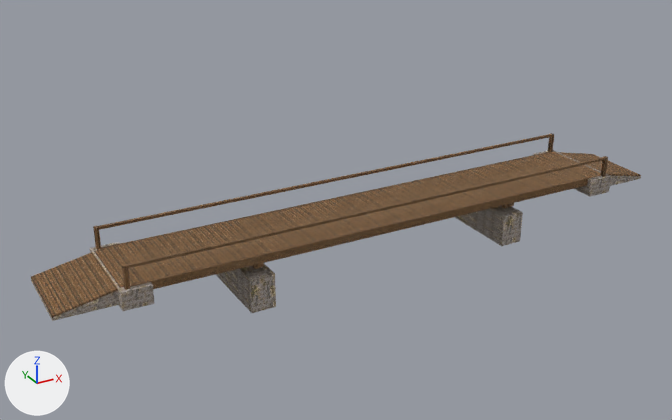
One commit to the glTF model godot/project/assets/forest_rescue/landmarks/lf_env_bridge27m_LOD2.glb: the scene before it, then after it.
Rendered twice from a 50 mm camera at (-22.6, -37.2, 20.0) aimed at (-1.8, 0.6, 1.1). The lights are fixed; the arrows at lower left show +X, +Y and +Z. The picture after the commit comes second. Where no turn or scale is listed for an object, it has been applied to the vertices. Vertices at exactly the same position are counted once.

The first picture shows 'lf_env_bridge27m_LOD2'.
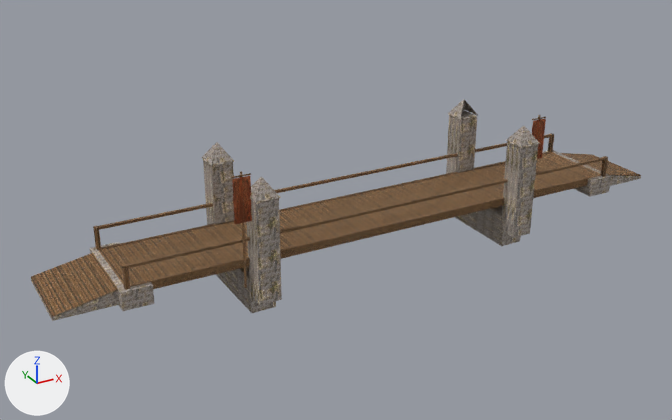
Location of each change, [x1, y1, x2, y2] in pixels of the pictures (672 x 420 px):
'lf_env_bridge27m_LOD2', reshaped (17% taller): before [31, 133, 641, 321]; after [31, 100, 641, 321]
part 1 of me_lf_env_bridge27m_lod2, added: after [247, 198, 282, 305]
part 2 of me_lf_env_bridge27m_lod2, added: after [203, 160, 234, 225]
part 3 of me_lf_env_bridge27m_lod2, added: after [502, 141, 538, 238]
part 4 of me_lf_env_bridge27m_lod2, added: after [446, 111, 477, 174]
part 5 of me_lf_env_bridge27m_lod2, reshaped: before [31, 249, 124, 318]; after [201, 142, 281, 288]
part 6 of me_lf_env_bridge27m_lod2, built on: before [553, 152, 641, 176]; after [448, 100, 546, 159]

Edits to the bpy script that builds the scene:
```text
Add img_lm_misc_c:
    img_lm_misc_c = load_image('lm_misc_c', 'lm_misc_c.png', 1024, 1024, 'sRGB')
Add img_lm_misc_n:
    img_lm_misc_n = load_image('lm_misc_n', 'lm_misc_n.png', 1024, 1024, 'Non-Color')
Add img_lm_misc_r:
    img_lm_misc_r = load_image('lm_misc_r', 'lm_misc_r.png', 1024, 1024, 'Non-Color')
Add mat_lm_misc:
    mat_lm_misc = bpy.data.materials.new('lm_misc')
    # uses the picture img_lm_misc_c
    # uses the picture img_lm_misc_n
    # uses the picture img_lm_misc_r
Change me_lf_env_bridge27m_lod2:
    used by ob_lf_env_bridge27m_lod2_1; location = (0.0, 0.0, 0.0)
    remove me_lf_env_bridge27m_lod2.from_pydata(...)  # 212 vertices, 320 faces; spans x -16.7..16.7, y -2.5..2.5, z -1.7..2.2
    add me_lf_env_bridge27m_lod2.from_pydata(...)  # 296 vertices, 392 faces; spans x -16.7..16.7, y -3.2..3.2, z -1.7..5.5
    me_lf_env_bridge27m_lod2 part 1: a new loose piece, a box spanning x -7.8..-6.7, y -3.1..-2.0, z -0.9..4.2, in mat_lm_stone
    me_lf_env_bridge27m_lod2 part 2: a new loose piece, a box spanning x -7.8..-6.7, y 2.0..3.1, z -0.9..4.2, in mat_lm_stone
    me_lf_env_bridge27m_lod2 part 3: a new loose piece, a box spanning x 6.7..7.8, y -3.1..-2.0, z -0.8..4.2, in mat_lm_stone
    me_lf_env_bridge27m_lod2 part 4: a new loose piece, a box spanning x 6.7..7.8, y 2.0..3.1, z -0.8..4.2, in mat_lm_stone
    me_lf_env_bridge27m_lod2 part 5: 3 vertices removed from x -16.7..-13.5, y -2.0..2.0, z 0.5..1.0; 29 vertices added at x -8.6..-6.6, y -3.2..3.2, z -0.1..5.5
    me_lf_env_bridge27m_lod2 part 6: 3 vertices removed from x 13.5..16.7, y -2.0..2.0, z 0.3..1.0; 29 vertices added at x 6.6..8.6, y -3.2..3.2, z -0.1..5.5
    add me_lf_env_bridge27m_lod2.materials.append(mat_lm_misc)
```
